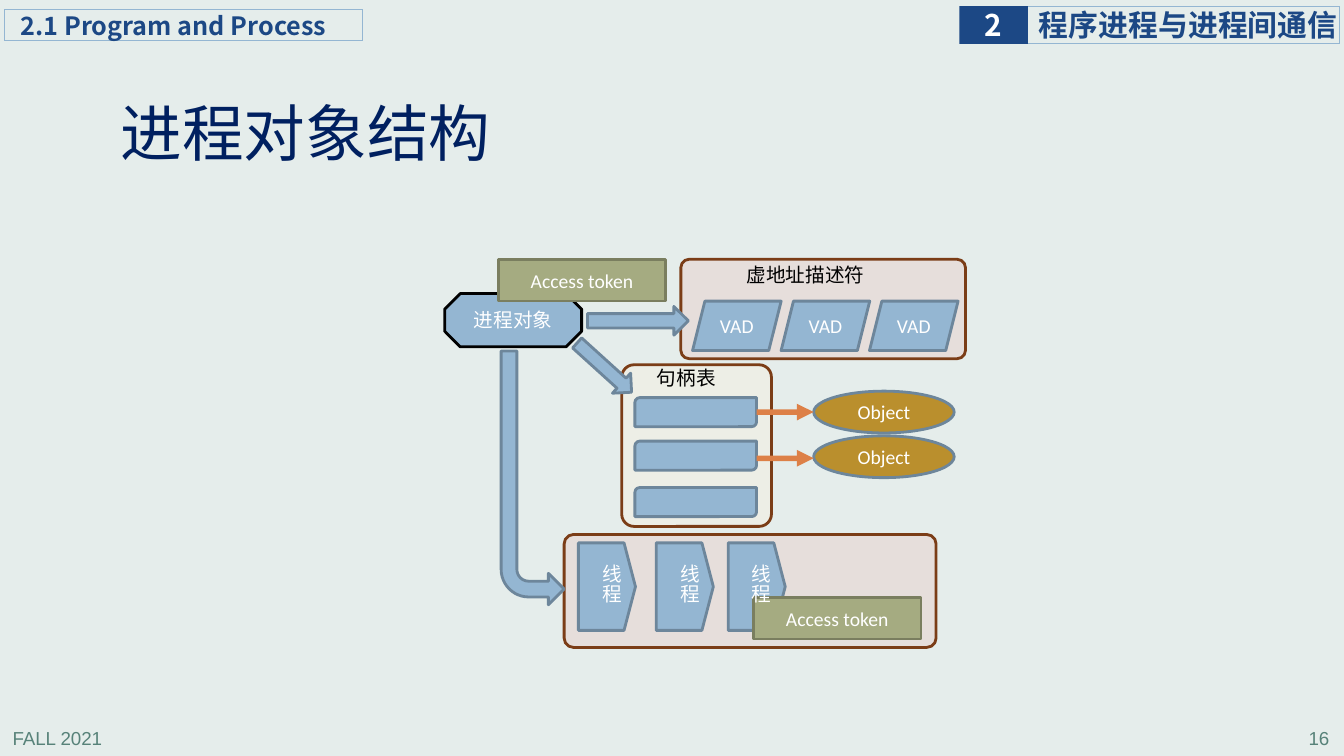
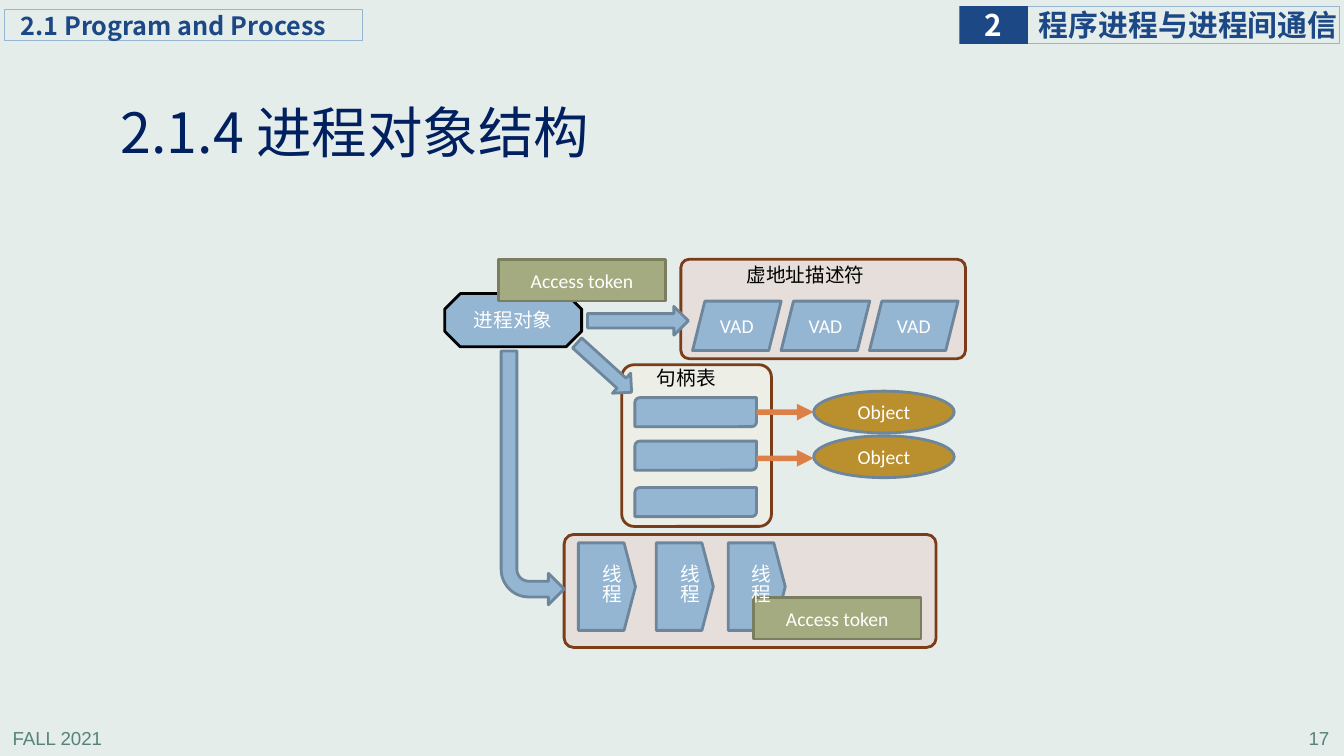
Before and after one commit to principleWindows/win-principle-2021, a slide deck: slide 17 of slides/instruction/principleWindows_2.pptx (slide 16 before the commit). Drawn at 1344x756 pixels with LibreOffice and Linux fonts; fonts in the diff are those of the drawing. Boxes give left, top, right and bottom in pixels: in the first picture for what was removed or moved away, otherwise in the second. Text is boxed around its words. In the diff, an @@ line names an element or a change of style, - is before the commit and + after.

```diff
--- a/slides/instruction/principleWindows_2.pptx
+++ b/slides/instruction/principleWindows_2.pptx
@@ title at (121, 106, 589, 158): text changed; size 44 to 39.6 pt @@
-进程对象结构
+2.1.4 进程对象结构
@@ page number at (1309, 732, 1330, 745): text changed @@
-16
+17
```
Also in this commit, not shown: 1 other slide changed, 7 slides added, 4 other files.
